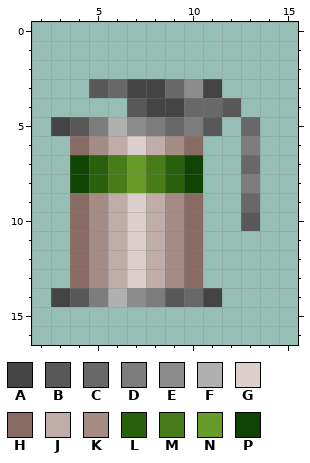
Two versions of one pixel-art sprite, Resources/WeaponrySprites/9thOrdnance/BigOb/1SmokeGrenade.png. Above, as it was before the edit.
The file is 32x48 pixels. Shown: x 2..15, y 0..16.
Palette (. is transparent): A #444444  B #585858  C #686868  D #7c7c7c  E #8c8c8c  F #b0b0b0  G #dcd0cc  H #886c64  J #c0aca8  K #a48c84  L #28600c  M #487c18  N #689c28  P #104404
Pixels before, first column x 3:
 3 ..BCAACEA..
 4 ....BAACCB.
 5 ABDFEDCDB.C
 6 .HKJGJKH..D
 7 .PLMNMLP..C
 8 .PLMNMLP..D
 9 .HKJGJKH..C
10 .HKJGJKH..B
11 .HKJGJKH...
12 .HKJGJKH...
13 .HKJGJKH...
14 ABDFEDBCA..
The result:
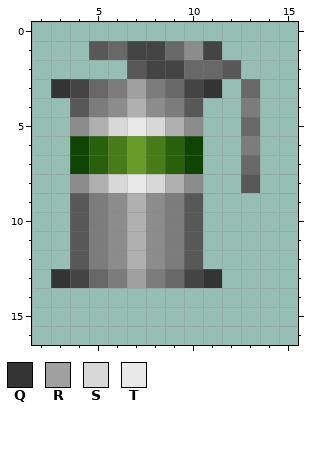
Colours new in this view: Q #343434  R #a0a0a0  S #d8d8d8  T #e8e8e8
Diff:
Changed rows in their new state; - is an unchanged pixel.
first column x 3:
 1 --BCAACEA--
 2 ----BAACCB-
 3 QACDRD-AQ-C
 4 -BDEFEDB..D
 5 .EFSTSFE.--
 6 -PLMNMLP---
 8 -EFSTSFE--B
 9 -BDEFEDB--.
10 -BDEFEDB--.
11 -BDEFEDB---
12 -BDEFEDB---
13 QACDRDCAQ--
14 .........--
Where, in picture pixels (left, top, right, bottom), the same in both pictures:
changed: (51, 41, 260, 307)
